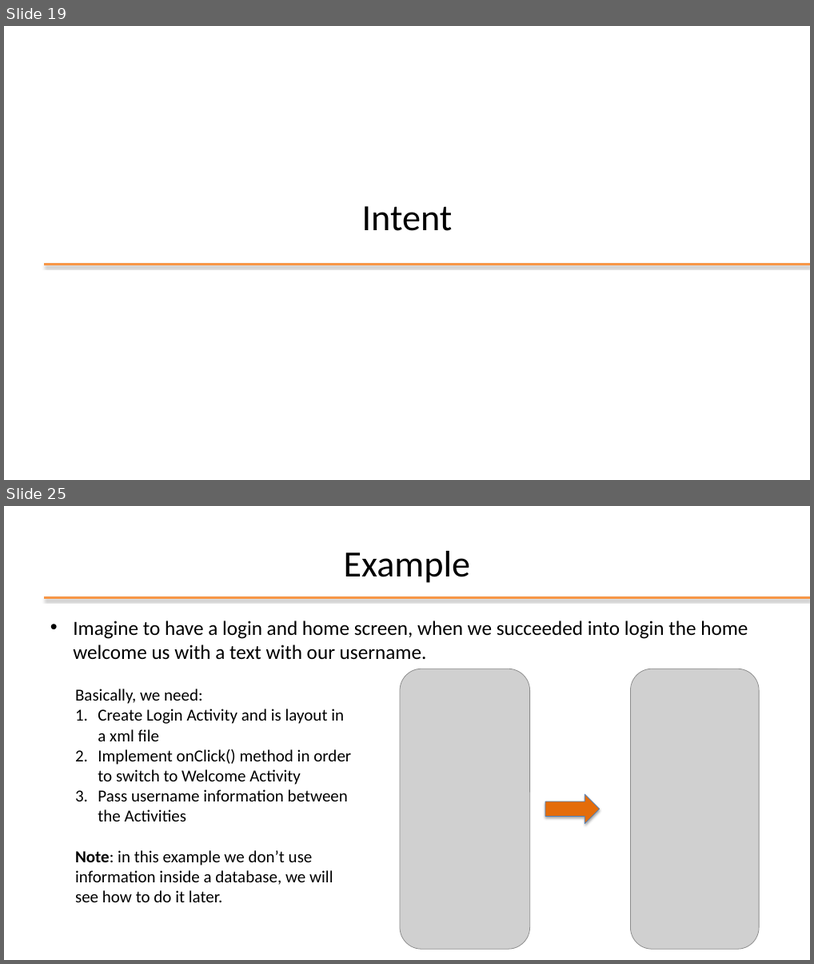
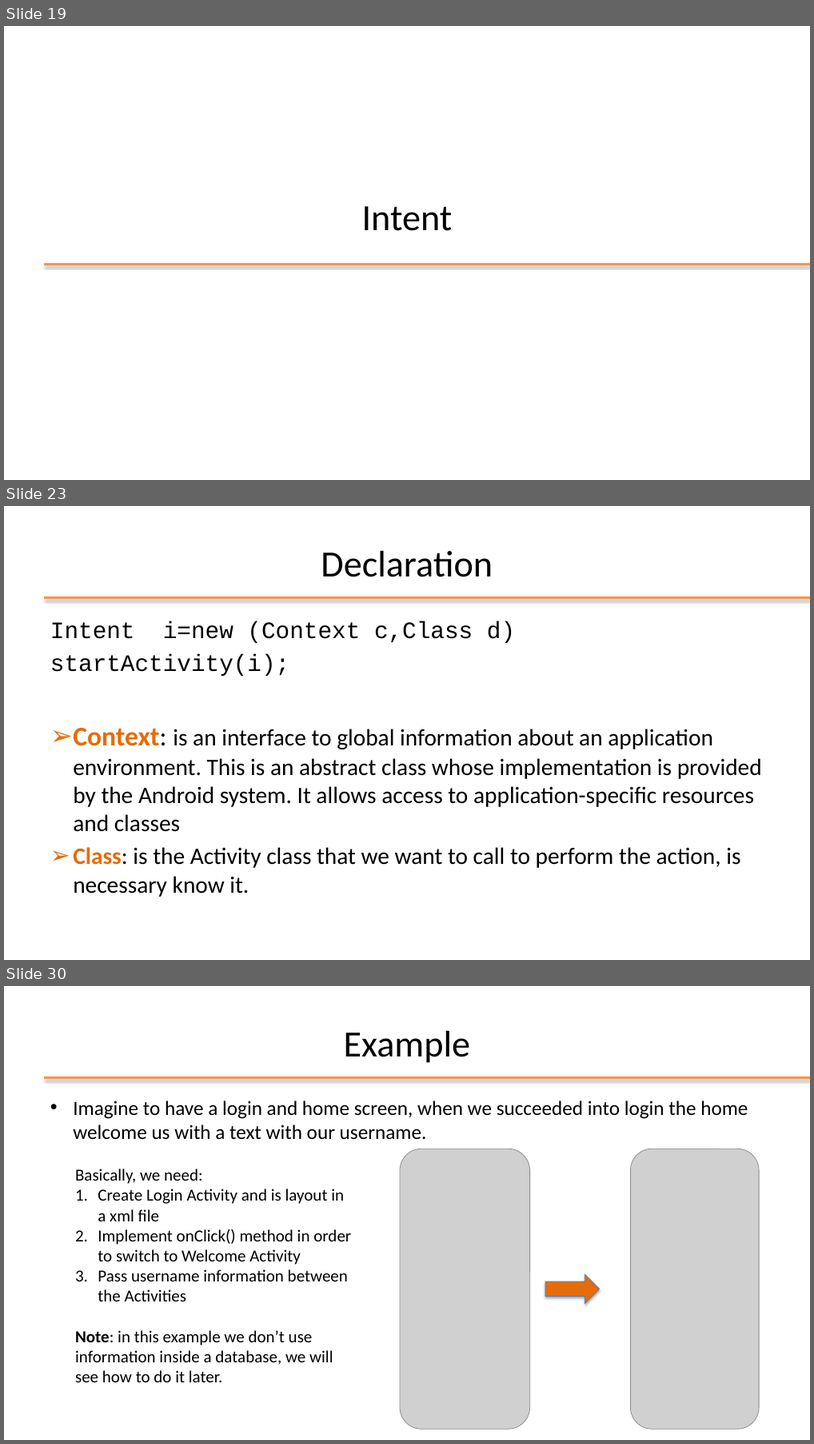
Before and after one commit to StePoli-00/Getting-started-with-Android, a slide deck: 03-Key elements of application.pptx. Shown one above the other, each under a label of ours: slides 19 and 25 before the commit, slides 19, 23 and 30 after it; the slides between them are not shown. The pictures are 814x964 and 814x1444 pixels, drawn with LibreOffice and Linux fonts; fonts in the diff are those of the drawing; grey boxes stand for pictures; background and template pictures are left out. Boxes give left, top, right and bottom in pixels: in the first picture for what was removed or moved away, otherwise in the second. Text is boxed around its words. In the diff, an @@ line names an element or a change of style, - is before the commit and + after.

Commit message:
Update 03-Key elements of application.pptx
Third module complete

```diff
--- a/03-Key elements of application.pptx
+++ b/03-Key elements of application.pptx
@@ slide 23 added at [4,506,810,960], background #FFFFFF; not listed: 1 template element that a slide beside it also shows @@
@@ title added at [321,551,493,577], 44 pt, text #000000 @@
+Declaration
@@ text added at [50,621,762,896], 28 pt, text #000000 @@
+Intent i=new (Context c,Class d)
+startActivity(i);
+➢ Context: is an interface to global information about an application environment. This is an abstract class whose implementation is provided by the Android system. It allows access to application-specific resources and classes
+➢ Class: is the Activity class that we want to call to perform the action, is necessary know it.
@@ what was slide 25 is now slide 30 @@
```
Also in this commit, not shown: 5 slides changed, 6 other slides added, 2 slides removed.
